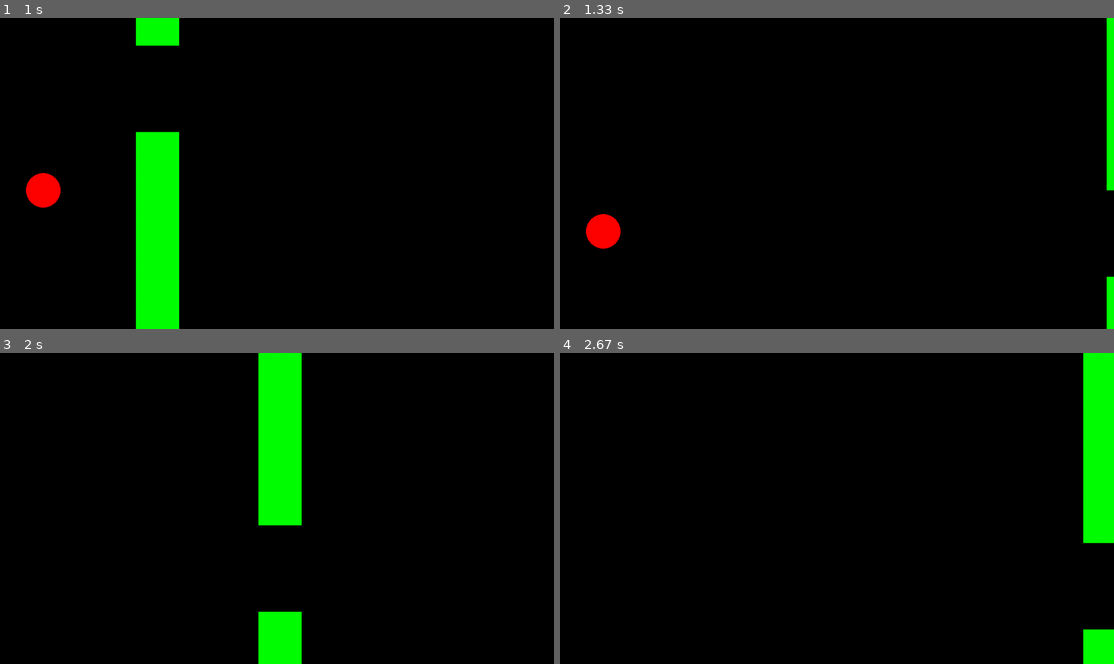
Above: before the commit, frames 1-4 (two rows, left to right).
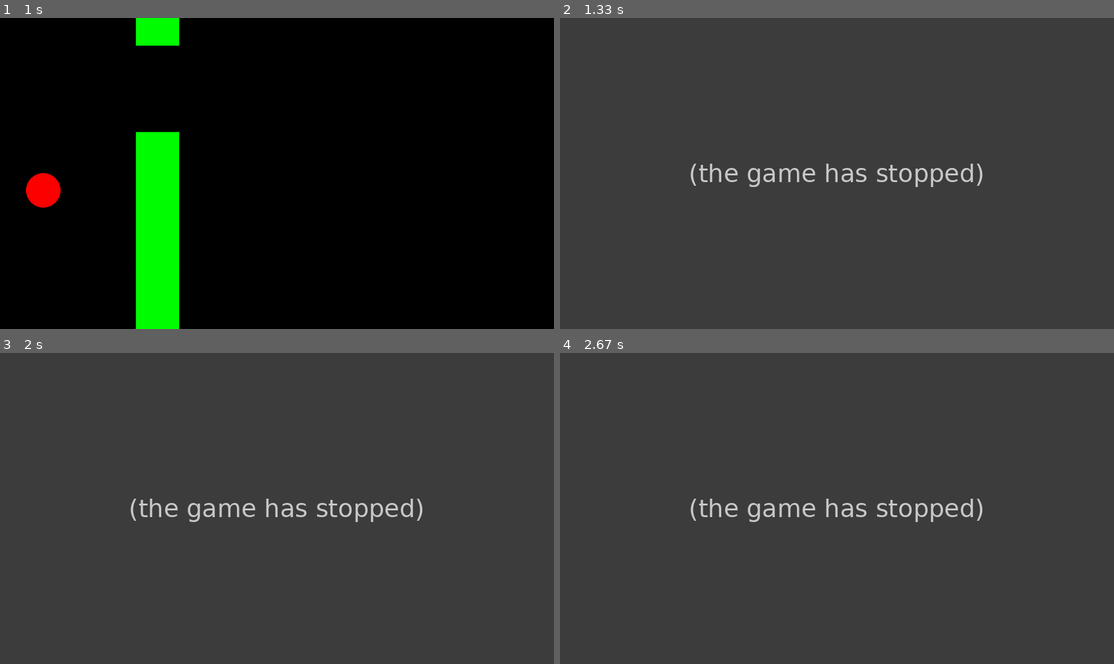
Above: after the commit, the same moments.

Repository: joaoneto9/Flappy-bird-pygame
Game: pygame game, started from main.py
Two runs of this game, one before a commit and one after it. Both use one fixed random seed, a clock stepped at 60 frames per second and the inputs below.
Inputs:
- Up to frame 1 (1 s): tap Space at 0.33 s
- Up to frame 2 (1.33 s): no input
- Up to frame 3 (2 s): no input
- Up to frame 4 (2.67 s): no input

Frame 1 is identical in both runs. In frame 2, 100% of the frame differs, in the area x 0-100%, y 0-100%; in frame 3, 100%; in frame 4, 100%.
After the commit the program exited at 1.15 s; later frames show no game.

Commit message:
feat: finishing the logic game, implmenting the check function that returns with the player is out of the screen or if it had a contact with a block

Diff:
--- a/Block.py
+++ b/Block.py
@@ -41,3 +41,6 @@
     def animation(self):
         self.top_cano.animation()
         self.bottom_cano.animation()
+
+    def check_player_contact(self, cordenates: dict) -> bool:
+        return self.top_cano.check_player_contact(cordenates) or self.bottom_cano.check_player_contact(cordenates)
--- a/Cano.py
+++ b/Cano.py
@@ -37,3 +37,27 @@
 
     def get_height(self):
         return self.rect.y
+
+    def get_widht_cordenates(self) -> list:
+        return set(range(self.rect.x, self.rect.x + self.widht))
+
+    def get_height_cordenates(self) -> list:
+        return set(range(self.rect.y, self.rect.y + self.rect.height))
+
+    def check_player_contact(self, cordenates: dict) -> bool:
+        widht_cordenates = self.get_widht_cordenates()
+        at_x = False
+
+        for cord in cordenates["x"]:
+            if cord in widht_cordenates:
+                at_x = True;
+
+        if not at_x:
+            return False
+
+        height_cordenates = self.get_height_cordenates()
+        for cord in cordenates["y"]:
+            if cord in height_cordenates:
+                return True
+
+        return False
--- a/Player.py
+++ b/Player.py
@@ -5,6 +5,7 @@
     def __init__(self, name: str, screen: pygame.Surface):
         self.name = name
         self.screen = screen
+        self.radius = 40
         self.player_pos = pygame.Vector2(100, screen.get_height() / 2)
         self.vel_y = 0
 
@@ -13,8 +14,28 @@
         self.player_pos.y += self.vel_y
 
     def animation(self):
-        pygame.draw.circle(self.screen, "red", self.player_pos, 40)
+        pygame.draw.circle(self.screen, "red", self.player_pos, self.radius)
 
     def jump(self, dt: float):
         self.player_pos.y -= 500 * dt
         self.vel_y = 0
+
+    def check_limits(self):
+        if self.player_pos.y < 0 or self.player_pos.y > self.screen.get_height():
+            return True
+
+        return False
+
+    def get_cordenates(self) -> dict:
+        """
+        Retorna as coordenadas ocupadas pelo player como listas de X e Y.
+        Considera o player como um círculo de raio 40.
+        """
+        x_center = int(self.player_pos.x)
+        y_center = int(self.player_pos.y)
+
+        # Cria listas de X e Y dentro do círculo (aproximação em quadrado)
+        x_coords = list(range(x_center - self.radius, x_center + self.radius + 1))
+        y_coords = list(range(y_center - self.radius, y_center + self.radius + 1))
+
+        return {"x": x_coords, "y": y_coords}
--- a/main.py
+++ b/main.py
@@ -44,6 +44,9 @@
     player.gravity_decrease_height()
     block.walk(dt)
 
+    if player.check_limits() or block.check_player_contact(player.get_cordenates()):
+        running = False
+
     # flip() coloca todo o trabalho na tela
     pygame.display.flip()
 
